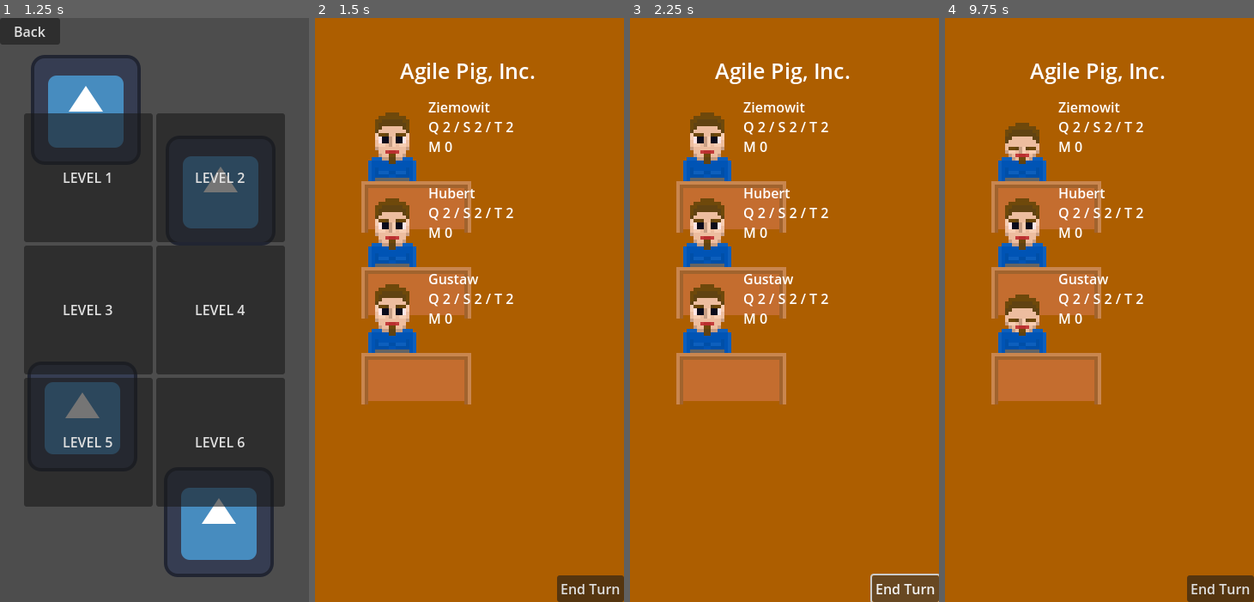
Above: before the commit, frames 1-4 (left to right).
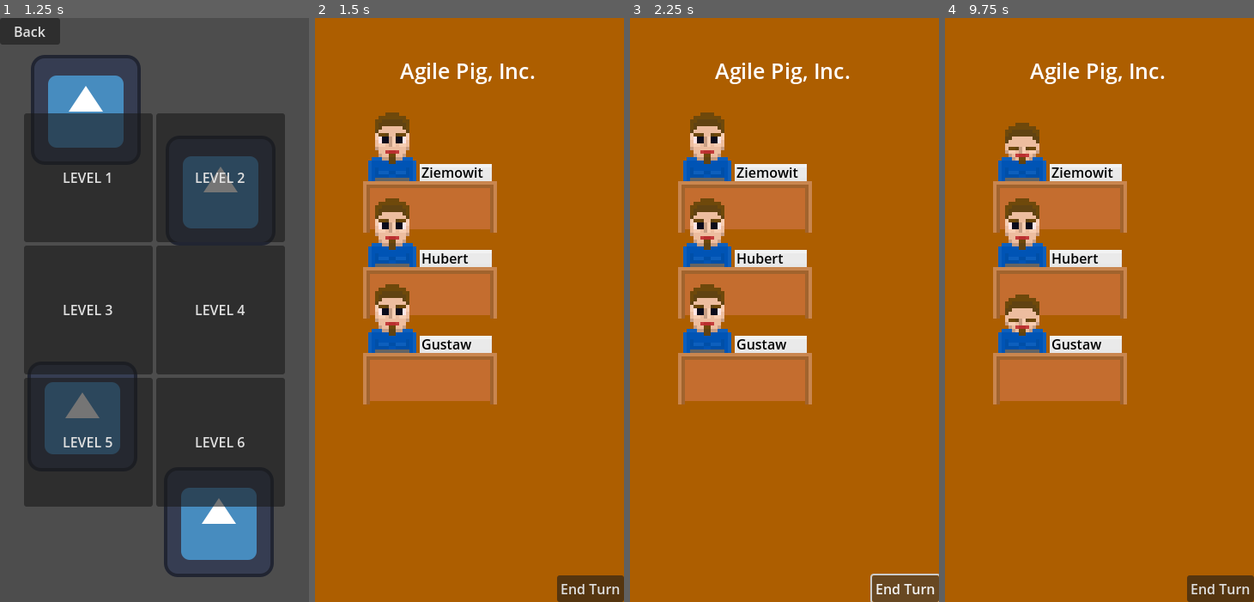
Above: after the commit, the same moments.

Repository: ltbk2023/pig
Game: Godot game, scene res://main.tscn
Same seed, same stepped clock (60 frames per second), same inputs: the game is played once before the commit and once after it. The engine's default icon, where the game draws it, is replaced by a stand-in: a white triangle on a blue panel in a dark square.
Inputs (mouse positions are in pixels of both pictures, inside the frame that each line leads up to):
- Up to frame 1 (1.25 s): click "Play" at 0.5 s
- Up to frame 2 (1.5 s): click "LEVEL 1" at 1.25 s
- Up to frame 3 (2.25 s): click "End Turn" at 2 s
- Up to frame 4 (9.75 s): click "End Turn" at 2.75 s; click "End Turn" at 3.5 s; tap Enter at 4.25, 6.5, 8 s; move the mouse to (1167, 280) at 4.27 s; click (1167, 280) at 4.42 s; tap Space at 5, 7.25, 8.75 s; move the mouse to (1037, 339) at 5.02 s; click (1037, 339) at 5.17 s; click "OK" at 5.75 s; move the mouse to (1130, 181) at 6.52 s; click (1130, 181) at 6.67 s; move the mouse to (1084, 426) at 7.27 s; click (1084, 426) at 7.42 s; move the mouse to (1192, 397) at 8.02 s; click (1192, 397) at 8.17 s; move the mouse to (1006, 222) at 8.77 s; click (1006, 222) at 8.92 s; click (1099, 555) at 9.5 s

Frame 1 is identical in both runs. In frame 2, 6.1% of the frame differs, in the area x 15-65%, y 14-67%; in frame 3, 6.1%; in frame 4, 6.1%.

Commit message:
PIG-197: Employee Badge

Diff:
--- a/PIG/employee/employee.gd
+++ b/PIG/employee/employee.gd
@@ -46,15 +46,8 @@
 	update_task_display()
 
 # update summary text
-# summary include name, stats, task's name employee is assigned to
 func update_summary():
-	var text = name + \
-	"\nQ "+ str(quality) + " / S " + str(speed) + " / T " + str(testing)  + \
-	"\nM "+str(morale)
-	if $TaskHook.get_child_count() > 0 and not \
-	$TaskHook.get_child(0).is_queued_for_deletion():
-		text += "\nA "+$TaskHook.get_child(0).get_origin().name
-	$Summary.text = text
+	$Summary.text = name
 
 
 # update extended text
@@ -105,6 +98,7 @@
 func set_visibility_of_extended_description(v):
 	$Extended.visible = v
 	$Button.disabled = v
+	$Summary.visible = not v
 	if v:
 		$Sprite.scale = Vector2(10,10)
 	else:
--- a/PIG/employee/employee.tscn
+++ b/PIG/employee/employee.tscn
@@ -18,6 +18,7 @@
 [ext_resource type="Script" path="res://employee/sprites/employee_bubble.gd" id="15_21xou"]
 [ext_resource type="Texture2D" uid="uid://2kol674ndhxl" path="res://employee/sprites/bubble/bubble.png" id="16_j3gct"]
 [ext_resource type="PackedScene" uid="uid://cr0etp4xghivg" path="res://employee/sprites/line.tscn" id="18_e66ni"]
+[ext_resource type="Texture2D" uid="uid://b0hqfeilm3wpc" path="res://employee/sprites/body/badge.png" id="19_bee1k"]
 
 [sub_resource type="Gradient" id="Gradient_vcdfr"]
 offsets = PackedFloat32Array(0.0129032, 1)
@@ -1305,13 +1306,14 @@
 [node name="ModifiersHooks" type="Node" parent="."]
 
 [node name="Summary" type="RichTextLabel" parent="."]
-offset_left = 52.0
-offset_top = -48.0
-offset_right = 157.0
-offset_bottom = 44.0
-text = "Name
-Q / S / T
-M"
+z_index = 2
+offset_left = 44.0
+offset_top = 28.0
+offset_right = 126.0
+offset_bottom = 53.0
+theme_override_colors/default_color = Color(0, 0, 0, 1)
+text = "Amadeusz"
+scroll_active = false
 
 [node name="Chest" type="Sprite2D" parent="."]
 visible = false
@@ -1438,6 +1440,7 @@
 flat = true
 
 [node name="Sprite" type="Node2D" parent="."]
+z_index = 1
 texture_filter = 1
 position = Vector2(10, 0)
 scale = Vector2(4, 4)
@@ -1720,7 +1723,7 @@
 frame = 58
 
 [node name="Desk" type="Node2D" parent="Sprite"]
-position = Vector2(7, 20)
+position = Vector2(11, 20)
 
 [node name="Desk1" type="Sprite2D" parent="Sprite/Desk"]
 modulate = Color(0.631373, 0.388235, 0.176471, 1)
@@ -1762,7 +1765,7 @@
 
 [node name="Bubble" type="Node2D" parent="Sprite"]
 visible = false
-position = Vector2(15, -2)
+position = Vector2(18, -2)
 script = ExtResource("15_21xou")
 
 [node name="Bubble" type="Sprite2D" parent="Sprite/Bubble"]
@@ -1775,8 +1778,6 @@
 visible = false
 modulate = Color(0, 0, 0, 1)
 position = Vector2(0, -2)
-dot = true
-tab = true
 
 [node name="Dot" parent="Sprite/Bubble/Text/Line1" index="0"]
 visible = true
@@ -1787,8 +1788,6 @@
 [node name="Line2" parent="Sprite/Bubble/Text" instance=ExtResource("18_e66ni")]
 visible = false
 modulate = Color(0, 0, 0, 1)
-dot = true
-tab = true
 
 [node name="Dot" parent="Sprite/Bubble/Text/Line2" index="0"]
 visible = true
@@ -1800,14 +1799,18 @@
 visible = false
 modulate = Color(0, 0, 0, 1)
 position = Vector2(0, 2)
-dot = true
-tab = true
 
 [node name="Dot" parent="Sprite/Bubble/Text/Line3" index="0"]
 visible = true
 
 [node name="MainText" parent="Sprite/Bubble/Text/Line3" index="1"]
 position = Vector2(3, 0)
+
+[node name="Badge" type="Sprite2D" parent="Sprite"]
+modulate = Color(0.94902, 0.94902, 0.94902, 1)
+z_index = -1
+position = Vector2(18.5, 10.5)
+texture = ExtResource("19_bee1k")
 
 [node name="MainAnimationPlayer" type="AnimationPlayer" parent="Sprite"]
 root_node = NodePath("../EyeLeftUD")
--- a/PIG/employee/sprites/employee_sprite.gd
+++ b/PIG/employee/sprites/employee_sprite.gd
@@ -345,6 +345,7 @@
 	# update visibility of Laptop and Desk
 	$Laptop.visible = sitting
 	$Desk.visible = sitting
+	$Badge.visible = sitting
 
 # transform linear speed to exponential animation speed
 func get_anim_speed(speed):
--- a/PIG/view/backlog/backlog.tscn
+++ b/PIG/view/backlog/backlog.tscn
@@ -20,6 +20,7 @@
 
 [node name="Backlog" type="Node2D"]
 script = ExtResource("1_74h7j")
+issue_visual_separation = Vector2(0, 60)
 
 [node name="BlackSprite" type="Sprite2D" parent="."]
 position = Vector2(180, 340)
@@ -42,4 +43,4 @@
 scroll_active = false
 
 [node name="Issues" type="Node2D" parent="."]
-position = Vector2(20, 120)
+position = Vector2(0, 120)
Not shown: 1 places in PIG/employee/employee.tscn that only renumber resources
Binary file added: PIG/employee/sprites/body/badge.png
Not shown, added: PIG/employee/sprites/body/badge.png.import
Binary file changed: PIG/employee/sprites/body/desk_2_3.png
Binary file changed: PIG/employee/sprites/bubble/bubble.png
